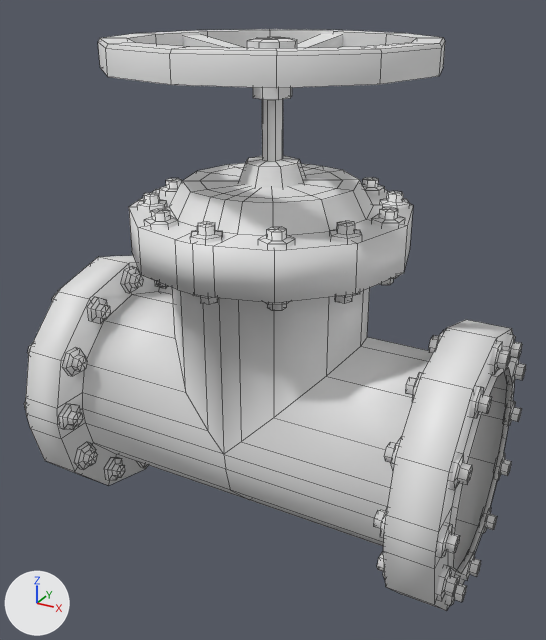
The FBX model TempoAction/Assets/Others/Background/BGDummy/LBH/Mesh/Pipe/M_PipeModularValve001.fbx as it was, and as the next commit left it.
The view is the same before and after, from a 50 mm camera at (1.67, -3.03, 2.57) aimed at (0.02, -0.02, 1.07). The lights are fixed; the arrows at lower left show +X, +Y and +Z. Mesh edges are drawn as thin lines. Materials are left out; every surface is plain grey. Where no turn or scale is listed for an object, it has been applied to the vertices.

Names of what the first picture shows: 'M_PipeModularValve001'.
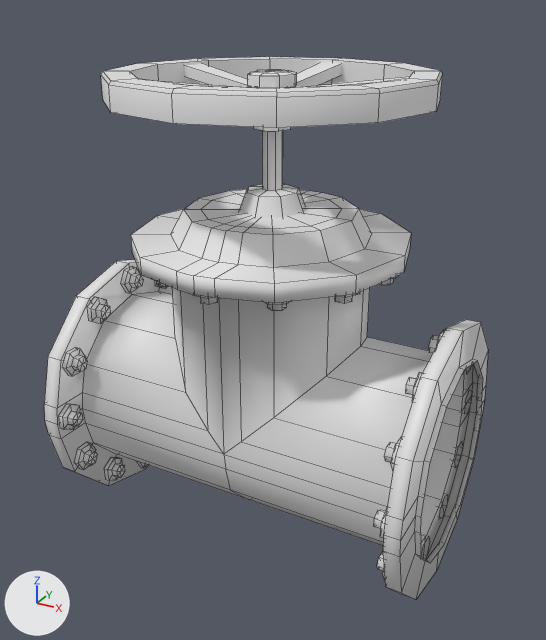
What changed in the scene script:
```text
Change me_mesh:
    used by ob_m_pipemodularvalve001; location = (0.0, 0.0, 0.442)
    remove me_mesh.from_pydata(...)  # 2269 vertices, 2168 faces; spans x -1.15..1.15, y -0.74..0.74, z -0.56..1.94
    add me_mesh.from_pydata(...)  # 1369 vertices, 1304 faces; spans x -0.99..0.97, y -0.74..0.74, z -0.56..1.8
    me_mesh part 1: the loose piece of 89 vertices spanning x -0.17..0.17, y -0.17..0.17, z 1.29..1.93 is moved by (0.0, 0.0, -0.13)
    me_mesh part 2: the loose piece of 60 vertices spanning x -0.74..0.75, y -0.74..0.74, z 1.82..1.94 is moved by (0.0, 0.0, -0.13)
    me_mesh part 3: the loose piece of 8 vertices spanning x -0.06..0.06, y -0.01..0.64, z 1.8..1.93 is moved by (0.0, 0.0, -0.13)
    me_mesh part 4: the loose piece of 8 vertices spanning x -0.62..0.01, y -0.05..0.29, z 1.8..1.93 is moved by (0.0, 0.0, -0.13)
    me_mesh part 5: the loose piece of 8 vertices spanning x -0.46..0.03, y -0.56..0.01, z 1.8..1.93 is moved by (0.0, 0.0, -0.13)
    me_mesh part 6: the loose piece of 8 vertices spanning x -0.01..0.64, y -0.05..0.23, z 1.8..1.93 is moved by (0.0, 0.0, -0.13)
    me_mesh part 7: 36 loose pieces with 900 vertices, spanning x -1.15..1.15, y -0.64..0.63, z -0.52..1.26, are deleted
    me_mesh part 8
    65 vertices in x -0.66..0.66, y -0.66..0.64, z 1.2..1.32 move by (0.0, 0.0, -0.13)
    me_mesh part 9
    32 vertices in x 1.09, y -0.66..0.64, z -0.56..0.77 move by (-0.14, 0.0, 0.0)
    16 vertices in x 1.12, y -0.48..0.46, z -0.38..0.59 move by (-0.15, 0.0, 0.0)
    me_mesh part 10
    48 vertices in x -1.12..-1.09, y -0.66..0.64, z -0.56..0.77 move by (0.13, 0.0, 0.0)
```

Boxes [x1, y1, x2, y2] around the edits, measured in the pictures (546 x 640 px; the box of a moved part takes in the faces that stretch with it):
'M_PipeModularValve001', reshaped (12% narrower, 7% shorter): before [24, 29, 526, 611]; after [44, 57, 488, 599]
part 1 of me_mesh, moved or reshaped: before [239, 37, 306, 188]; after [239, 70, 305, 218]
part 2 of me_mesh, moved or reshaped: before [98, 29, 445, 88]; after [101, 57, 442, 128]
part 3 of me_mesh, moved or reshaped: before [297, 34, 343, 48]; after [287, 62, 342, 88]
part 4 of me_mesh, moved or reshaped: before [183, 35, 245, 48]; after [184, 63, 257, 88]
part 5 of me_mesh, moved or reshaped (not visible before): after [159, 81, 232, 87]
part 6 of me_mesh, moved or reshaped (not visible before): after [290, 77, 409, 88]
part 7 of me_mesh, deleted: before [24, 177, 526, 606]
part 8 of me_mesh, moved or reshaped: before [129, 163, 413, 303]; after [131, 189, 411, 303]
part 9 of me_mesh, moved or reshaped: before [383, 320, 514, 611]; after [383, 320, 488, 599]
part 10 of me_mesh, moved or reshaped: before [26, 255, 136, 484]; after [44, 260, 136, 484]
